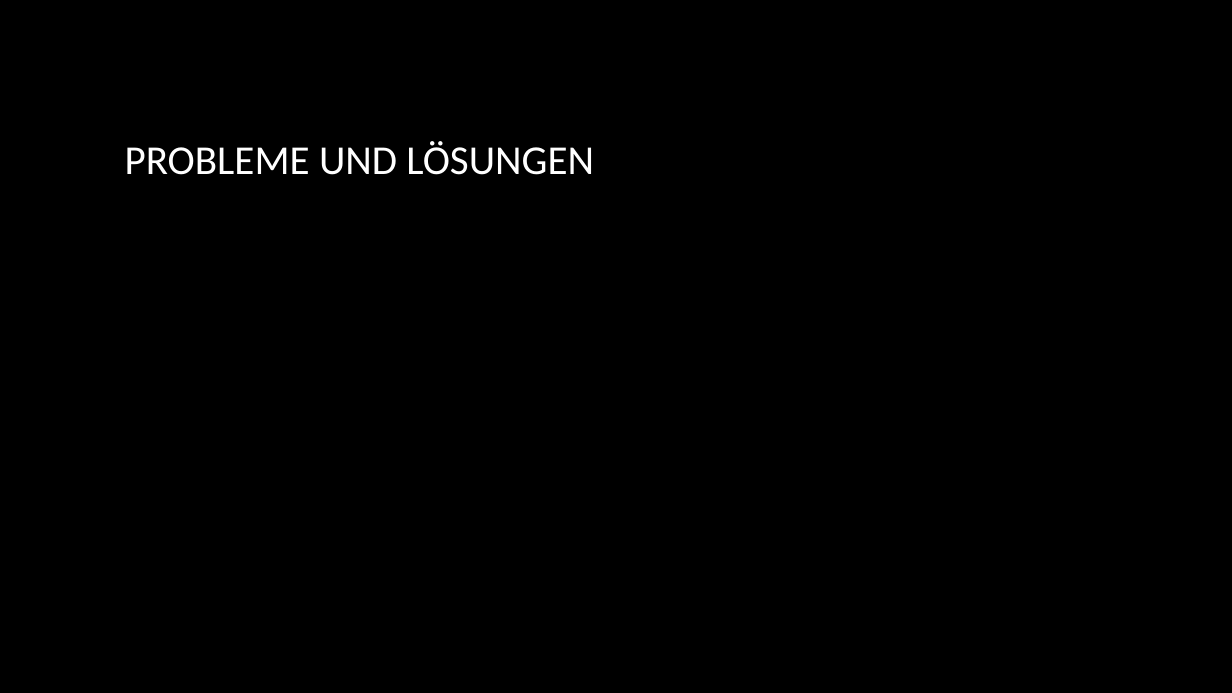
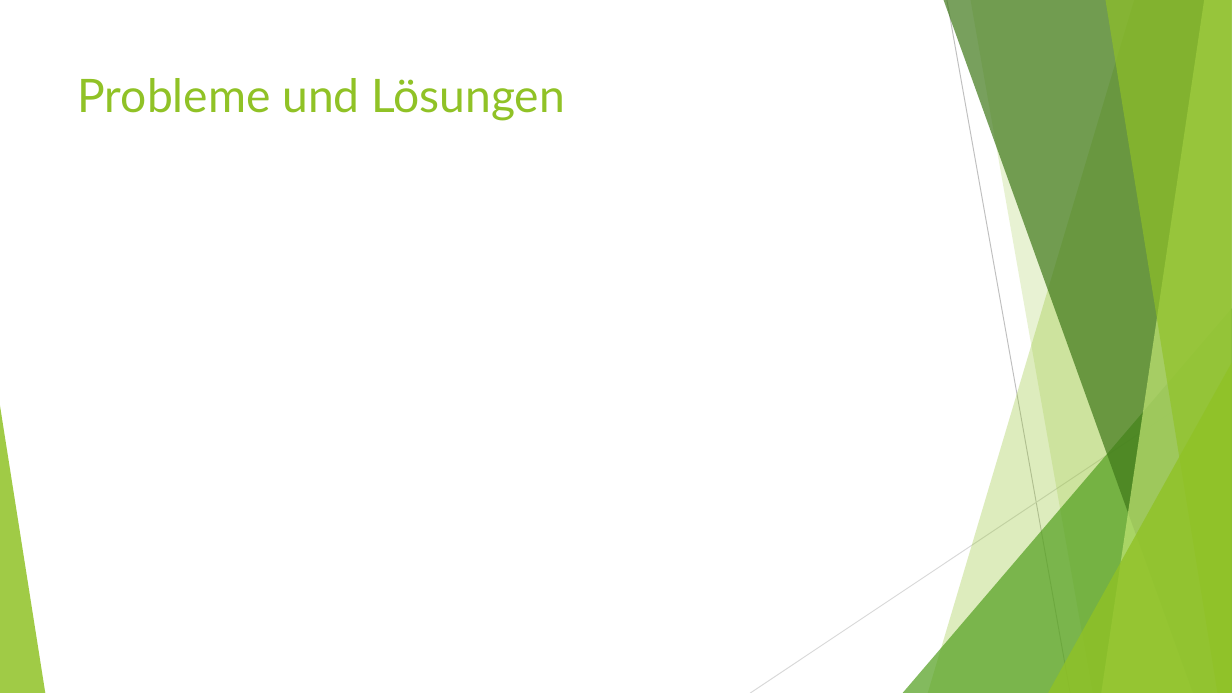
Before and after one commit to NebelNite/Passwortmanager, a slide deck: slide 23 of Passwortmanager.pptx (slide 20 before the commit). Drawn at 1232x693 pixels with LibreOffice and Linux fonts; fonts in the diff are those of the drawing; background and template pictures are left out. Boxes give left, top, right and bottom in pixels: in the first picture for what was removed or moved away, otherwise in the second. Text is boxed around its words. In the diff, an @@ line names an element or a change of style, - is before the commit and + after.

```diff
--- a/Passwortmanager.pptx
+++ b/Passwortmanager.pptx
@@ background picture (left out) to #FFFFFF @@
@@ title "Probleme und Lösungen" at [78,78,566,121]: vertical alignment middle to top @@
@@ title at [78,78,566,121]: text changed; size 32 to 36 pt; font Calibri to Lato; text colour gradient #FFFFFF to #A6A6A6 to #90C226 @@
-PROBLEME UND LÖSUNGEN
+Probleme und Lösungen
@@ group added at [0,0,1232,693]: 5 freeform shapes, 3 triangles, 2 lines @@
```
Also in this commit, not shown: 18 other slides changed, 4 slides added, 1 slide removed, 1 other file.
